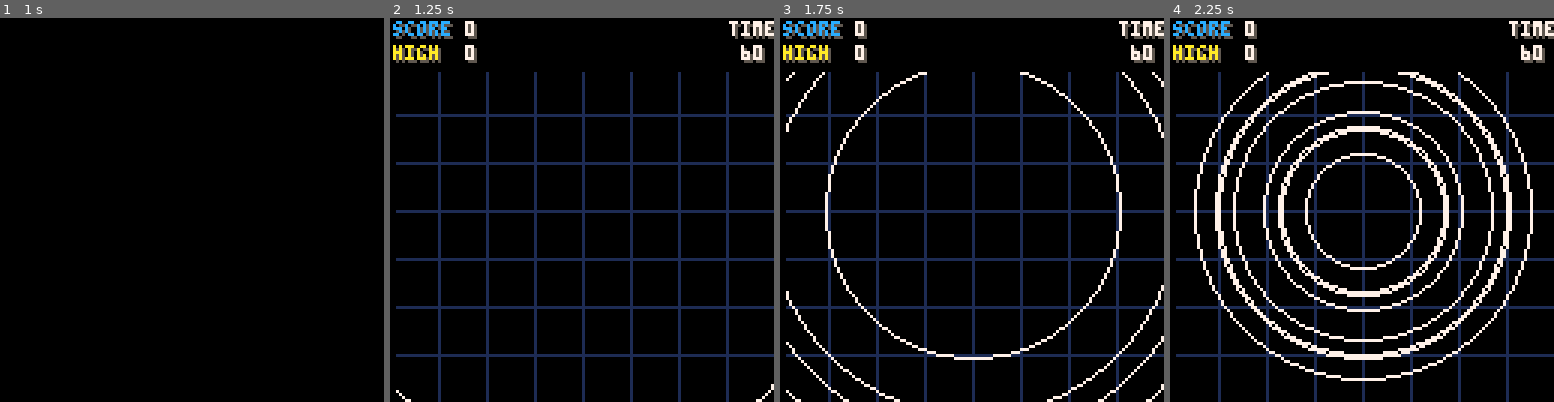
Above: before the commit, frames 1-4 (left to right).
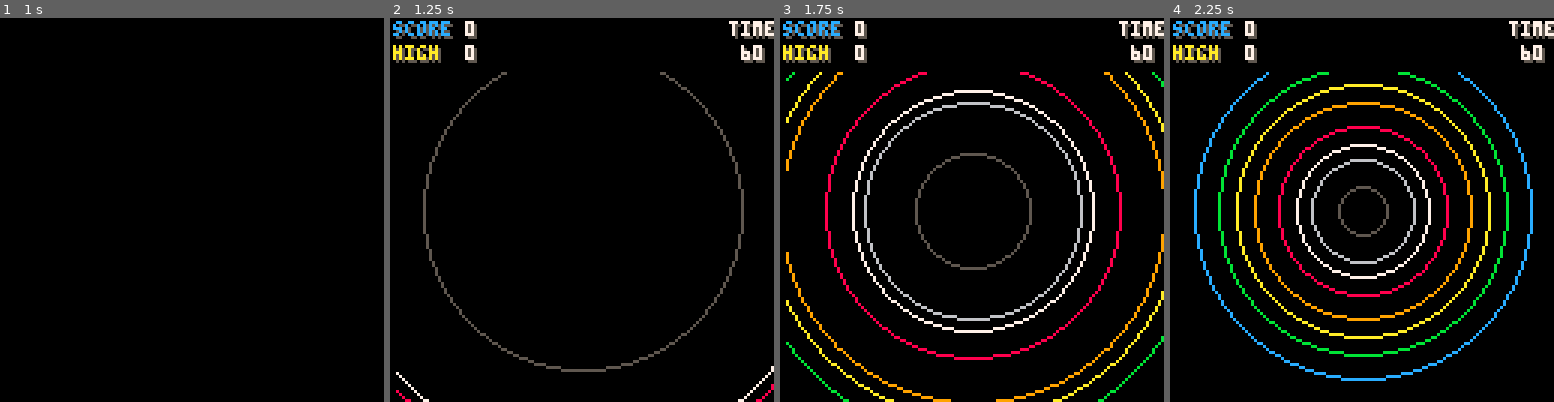
Above: after the commit, the same moments.

Repository: tesselode/netty
Game: PICO-8 cartridge launcher.p8
Two runs of this game, one before a commit and one after it. Both use one fixed random seed, a clock stepped at 60 frames per second and the inputs below.
Inputs:
- Up to frame 1 (1 s): tap X (X key) at 0.33 s; tap O (Z key) at 0.7 s
- Up to frame 2 (1.25 s): tap X (X key) at 1.07 s
- Up to frame 3 (1.75 s): hold Right from 1.6 s (still down); tap O (Z key) at 1.7 s
- Up to frame 4 (2.25 s): tap X (X key) at 1.85 s; release Right at 2.1 s; tap O (Z key) at 2.1 s; hold Up from 2.15 s (still down)

Frame 1 is identical in both runs. In frame 2, 11% of the frame differs, in the area x 1-100%, y 14-100%; in frame 3, 16%; in frame 4, 21%.

Commit message:
intro tweaks

Diff:
--- a/launcher.p8
+++ b/launcher.p8
@@ -848,7 +848,7 @@
 	end
 
  if self.statetimer <= 0 and btnp(5) then
-  run()
+  gotostate(state.intro)
  end
 end
 
@@ -889,13 +889,15 @@
  for i = 1, 8 do
   self.rings[i] = {
    startr = 16*i,
-   extrar = rnd(512),
+   extrar = rnd(128),
    targetr = i/4,
   }
   self.rings[i].r = self.rings[i].startr
  end
 
  self.timer = 2
+
+ sfx(27)
 end
 
 function state.intro:update()
@@ -920,16 +922,16 @@
 
  -- draw grid
  for x = 0, 128, 16 do
-  line(x, 16, x, 128, 1)
+  --line(x, 16, x, 128, 1)
  end
  for y = 16, 128, 16 do
-  line(0, y, 128, y, 1)
+  --line(0, y, 128, y, 1)
  end
 
  -- draw rings
  for i = 1, #self.rings do
   local r = self.rings[i]
-  circ(64, 64, r.r + r.extrar + r.targetr, 7)
+  circ(64, 64, r.r + r.extrar + r.targetr, i + 4)
  end
 
  clip()
Not shown, changed: the sound effects (__sfx__) section of launcher.p8
